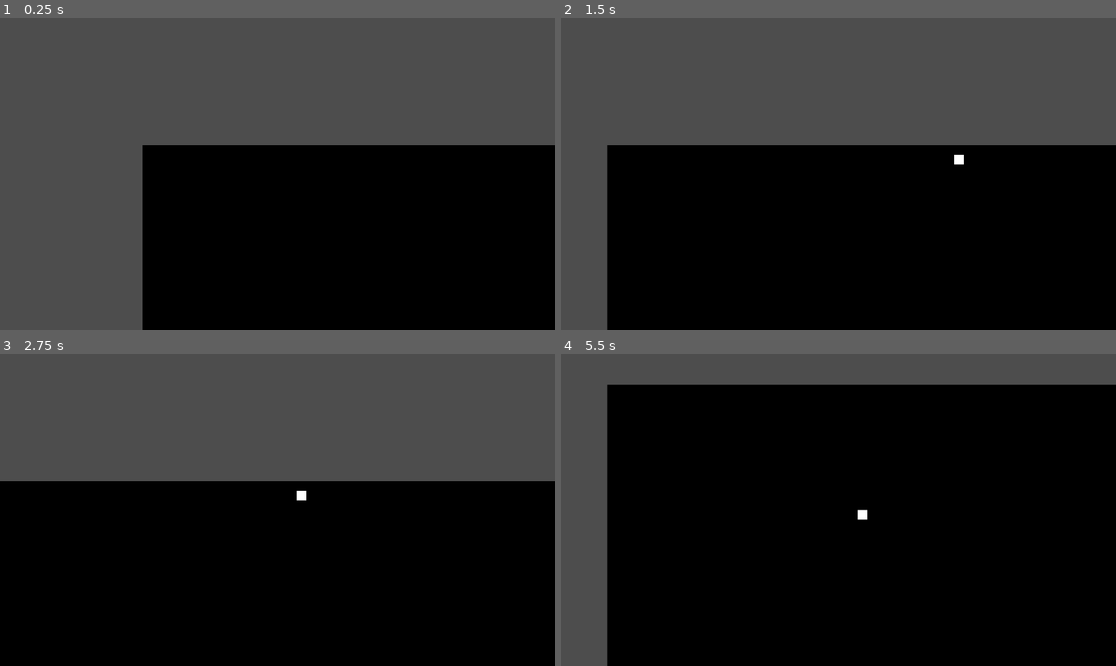
Above: before the commit, frames 1-4 (two rows, left to right).
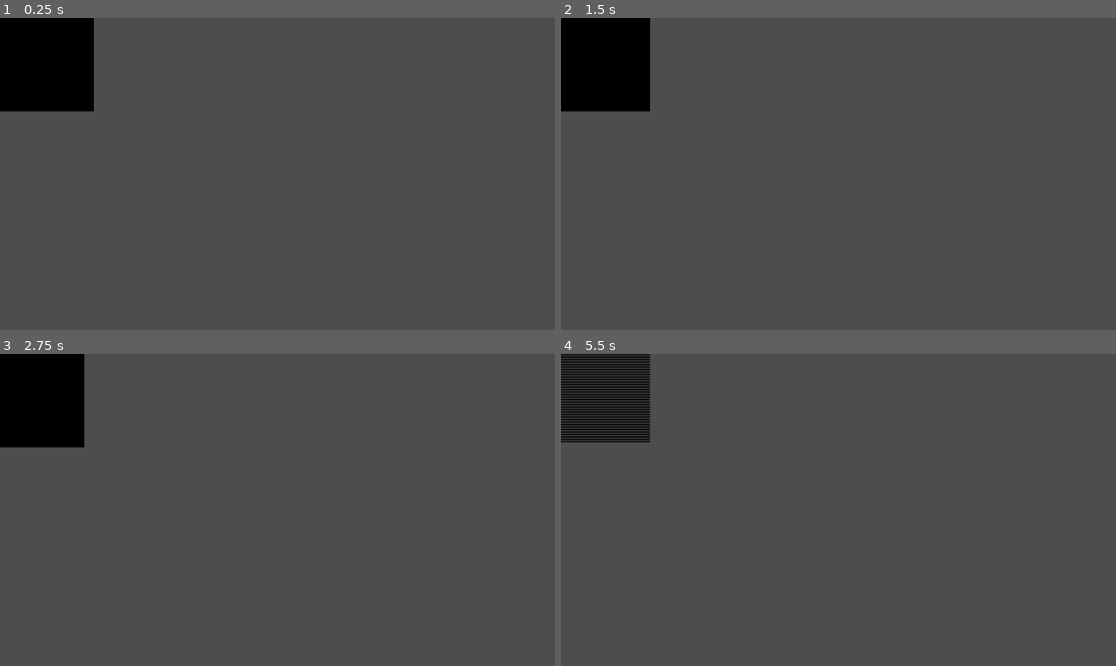
Above: after the commit, the same moments.

Repository: XORandom/cellular-automata-test
Game: Godot game, scene res://scenes/grid.tscn
Two runs of this game, one before a commit and one after it. Both use one fixed random seed, a clock stepped at 60 frames per second and the inputs below.
Inputs (mouse positions are in pixels of both pictures, inside the frame that each line leads up to):
- Up to frame 1 (0.25 s): no input
- Up to frame 2 (1.5 s): tap Enter at 0.5 s; move the mouse to (960, 158) at 0.52 s; hold D (move_right) 0.53-1.25 s; hold 1 (1) 0.53-1.25 s; click (960, 158) at 0.67 s; tap 2 (2) at 0.8 s; tap Space at 1.25 s; drag from (727, 189) to (810, 236) at 1.27 s
- Up to frame 3 (2.75 s): tap Enter at 2 s; move the mouse to (333, 441) at 2.02 s; hold D (move_right) from 2.03 s (still down); hold 3 (3) from 2.03 s (still down); tap 4 (4) at 2.3 s
- Up to frame 4 (5.5 s): release D (move_right) at 2.75 s; release 3 (3) at 2.75 s; tap Space at 2.75, 4.25 s; drag from (810, 572) to (672, 463) at 2.77 s; tap Enter at 3.5 s; move the mouse to (1005, 556) at 3.52 s; press the mouse at (1005, 556) at 3.53 s; hold A (move_left) 3.53-4.25 s; right-click (1005, 556) at 3.8 s; release the mouse at (1005, 556) at 4.25 s; drag from (672, 463) to (755, 432) at 4.27 s; move the mouse to (866, 510) at 5.02 s; hold S (move_down) from 5.03 s (still down); hold 1 (1) from 5.03 s (still down); click (866, 510) at 5.17 s; tap 2 (2) at 5.3 s

The runs differ from the first frame. In frame 1, 49% of the frame differs, in the area x 0-100%, y 0-100%; in frame 2, 59%; in frame 3, 64%; in frame 4, 85%.

Commit message:
add-change-rule

Diff:
--- a/scenes/grid.tscn
+++ b/scenes/grid.tscn
@@ -34,6 +34,31 @@
 tile_set = SubResource("TileSet_m883d")
 
 [node name="Camera2D" type="Camera2D" parent="."]
-position = Vector2(14, 3)
-zoom = Vector2(20, 20)
+position = Vector2(581, 330)
 script = ExtResource("1_oc5j5")
+
+[node name="Control" type="Control" parent="."]
+layout_mode = 3
+anchors_preset = 0
+offset_left = 242.0
+offset_top = 14.0
+offset_right = 319.0
+offset_bottom = 57.0
+
+[node name="Label" type="Label" parent="Control"]
+layout_mode = 1
+anchors_preset = -1
+anchor_left = -3.07792
+anchor_top = -1.2093
+anchor_right = 2.07725
+anchor_bottom = -0.490552
+offset_right = -97.9483
+offset_bottom = -7.90625
+text = "правило № 1"
+vertical_alignment = 1
+metadata/_edit_use_anchors_ = true
+
+[node name="Timer" type="Timer" parent="."]
+wait_time = 0.4
+
+[connection signal="timeout" from="Timer" to="." method="_on_timer_timeout"]
--- a/scripts/grid.gd
+++ b/scripts/grid.gd
@@ -2,6 +2,8 @@
 
 extends Node2D
 
+@onready var label: Label = $Control/Label
+@onready var timer: Timer = $Timer
 @onready var tile_map_layer: TileMapLayer = $TileMapLayer
 """Структура атласа
 На деле имена пока не важны, я собираюсь придать каждому пикселю свою логику
@@ -28,8 +30,12 @@
 "fire_cell": Vector2i(0, 1), "smoke_cell": Vector2i(1, 1), "venom_cell": Vector2i(2, 1), "swamp_cell": Vector2i(3, 1),
 "dirt_cell": Vector2i(0, 2), "clay_cell": Vector2i(1, 2), "sand_cell": Vector2i(2, 2), "magma_cell": Vector2i(3, 2),
 "ice_cell": Vector2i(0, 3), "acid_cell": Vector2i(1, 3), "flame_cell": Vector2i(2, 3), "deep_cell": Vector2i(3, 3)}
+var atlas_keys = []
 var field = [] # Игровое поле
-var input_cell = atlas["static_cell"] # Цвет клетки, рисуемой пользователем
+var input_iter: int = 0 # Номер ключа в атласе. Цвет выбираемый пользователем.
+var atlas_size = 15
+var rule_num : int = 1 # Номер правила для 1D клеточного автомата
+
 ## Ширина мира игры
 @export var width: int = 200
 ## Высота мира игры
@@ -49,22 +55,30 @@
 		var pos = (get_local_mouse_position()).floor()
 		# Так как мы работаем с массивом, то меняем значения в нём
 		if pos.x <= width and pos.y <=height:
-			field[pos.x][pos.y] = input_cell
+			field[pos.x][pos.y] = atlas[atlas_keys[input_iter]]
 			draw_state()
 
 	if event.is_action_pressed("1"):
-		input_cell = atlas["static_cell"]
+		input_iter = clamp(input_iter-1, 0, atlas_size)
 	if event.is_action_pressed("2"):
-		input_cell = atlas["void_cell"]
+		input_iter = clamp(input_iter+1, 0, atlas_size)
 	if event.is_action_pressed("3"):
-		input_cell = atlas["void_cell"]
+		rule_num = clamp(rule_num-1, 0, 255)
+	if event.is_action_pressed("4"):
+		rule_num = clamp(rule_num+1, 0, 255)
 
 	if event.is_action_pressed("right click"):
-		elementary_cell_automata()
-		draw_state()
+		#elementary_cell_automata()
+		#draw_state()
+		timer.start()
 
 
 func generate_field():
+
+	for keys in atlas.keys():
+		atlas_keys.append(keys)
+	print(atlas_keys)
+
 	var temp_line
 	for x in range(width):
 		temp_line = []
@@ -102,19 +116,19 @@
 			down = temp_field[x][y-1]
 
 # ------------------------------------------------------------------------------
-var rule_num := 186
-var rule_binary = []
+
+
 
 
 func elementary_cell_automata():
-	var binary_string := String.num_uint64(rule_num, 2)
-	binary_string = binary_string.lpad(8, "0")
-	print(binary_string)
-	rule_binary = []
+	var binary_string := String.num_uint64(rule_num, 2).lpad(8, "0")
+	var rule_binary = []
 # Split the string into an array of individual characters
 	for i in binary_string:
 		rule_binary.append(int(i))
-	print(rule_binary)
+	label.text = "правило № %s" % [rule_num]
+	#print(rule_num, " ", binary_string)
+	#print(rule_binary)
 	## Одномерный простой клеточный автомат, где y - это изменение состояние во времени
 	# За раз надо изменять только одно состояние поля,
 	#используются только два состояния (0, 0), (1, 0)
@@ -129,13 +143,13 @@
 			right = field[x+1][y]
 			cell = field[x][y]
 			# Помещаем значение в новую строку
-			field[x][y+1] = Vector2i(elementary_cell_automata_next_state(left.x, cell.x, right.x), 0)
+			field[x][y+1] = Vector2i(elementary_cell_automata_next_state(left.x, cell.x, right.x, rule_binary), 0)
 		# Для краёв
-		field[0][y+1] = Vector2i(elementary_cell_automata_next_state(field[width-1][y].x, field[0][y].x, field[1][y].x), 0)
-		field[width-1][y+1] = Vector2i(elementary_cell_automata_next_state(field[width-2][y].x, field[width-1][y].x, field[0][y].x), 0)
+		field[0][y+1] = Vector2i(elementary_cell_automata_next_state(field[width-1][y].x, field[0][y].x, field[1][y].x, rule_binary), 0)
+		field[width-1][y+1] = Vector2i(elementary_cell_automata_next_state(field[width-2][y].x, field[width-1][y].x, field[0][y].x, rule_binary), 0)
 
 
-func elementary_cell_automata_next_state(a, b, c) -> float:
+func elementary_cell_automata_next_state(a, b, c, rule_binary) -> int:
 #	2^3=8 состояний для проверки
 	if a == 1 and b == 1 and c == 1: return rule_binary[0]
 	if a == 1 and b == 1 and c == 0: return rule_binary[1]
@@ -146,3 +160,9 @@
 	if a == 0 and b == 0 and c == 1: return rule_binary[6]
 	if a == 0 and b == 0 and c == 0: return rule_binary[7]
 	else: return 0
+
+
+func _on_timer_timeout() -> void:
+	rule_num = clamp(rule_num+1, 0, 255)
+	elementary_cell_automata()
+	draw_state()
Binary file changed: assets/cell-sheet-export.png
